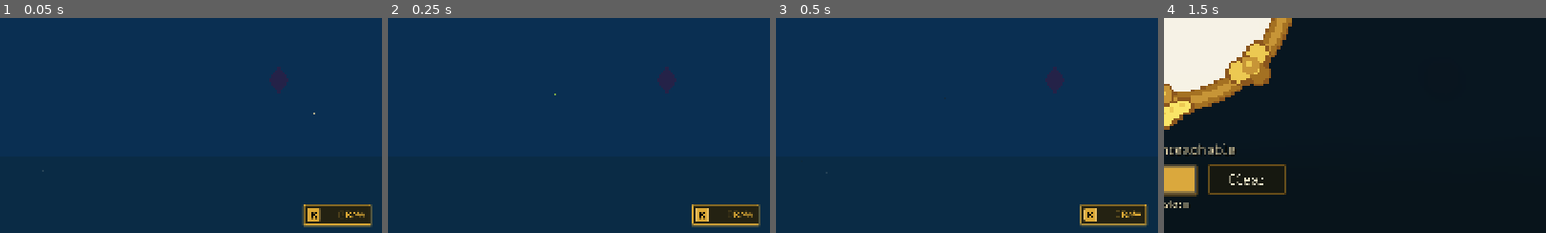
Above: before the commit, frames 1-4 (left to right).
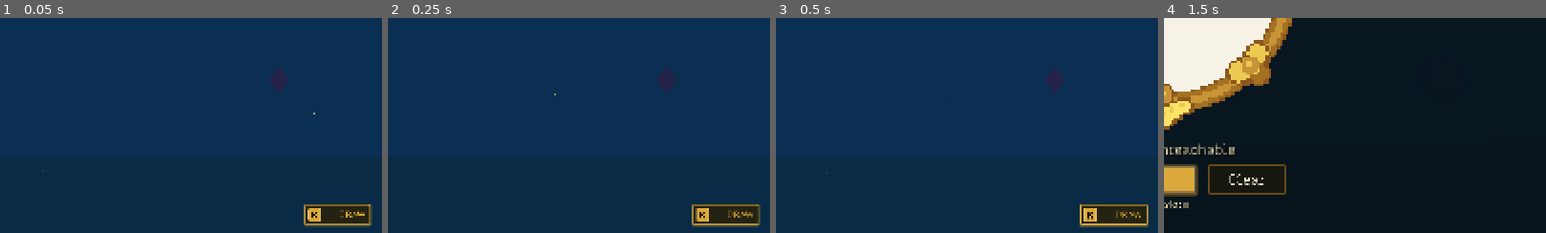
Above: after the commit, the same moments.

Repository: hyuuuan/OBRA
Game: Godot game, scene res://level_3.tscn
The game is run twice, just before and just after one commit, with the same random seed, the same clock (stepped at 60 frames per second) and the same inputs. This scene is started directly instead of the project's main scene.
Inputs (mouse positions are % of the whole screen's width and height, from its top left):
- Up to frame 1 (0.05 s): no input
- Up to frame 2 (0.25 s): no input
- Up to frame 3 (0.5 s): no input
- Up to frame 4 (1.5 s): click "DRAW" at 0.5 s; tap Enter (ui_accept) at 1.25 s; drag from (50, 41) to (86, 64) at 1.27 s
The pictures show only the part of the screen within x 50-100%, y 50-100%; the shares and areas given below are measured in that part.

The runs differ from the first frame. In frame 1, 0.7% of the frame differs, in the area x 79-98%, y 86-98%; in frame 2, 0.1%; in frame 3, 0.6%; in frame 4, nothing differs.

Commit message:
Lolo knows things about the sea, which is why his leaving costs something
The coral field, and the design calls its fun facts the best small idea in
the draft: they characterise him as somebody who taught children things, so
that stopping at the island costs more than the painting is worth.

Ten of them, and every one is a creature the player CANNOT draw -- jellies,
a starfish, a clam, weed, an urchin, the coral itself, a light shaft, a
wreck. The design asks for that so the field does not read as a menu of
things the player could have summoned, and it is also the only way a field
of sea life can be written at all, since seventeen of the fifty classes are
exactly what you would reach for. Two of the ten are about lola rather than
the animal, so a player who stops to look at everything gets something a
rushing player does not, and it is story rather than an item.

No counter, no gate, no ink. "The moment a counter appears they become
chores." They fire on proximity rather than on E: the design says interact,
but the player is swimming when they pass these and a fun fact is not an
action -- asking for a key press ten times is the friction that turns them
into the chores the design is warning about. Through the HintBar, which
does not stop the world.

The finish probe swims past three of them and checks Lolo says something,
because an ungated uncounted reward has nothing else to assert and a
renamed hook would otherwise go quiet without failing anything.

Diff:
--- a/game/config/dialogue_l3.json
+++ b/game/config/dialogue_l3.json
@@ -235,6 +235,76 @@
       "at": "ISLAND.farewell",
       "kind": "lore",
       "text": "Go on, apo. I will be in the parts I know."
+    },
+    {
+      "id": "L3_CORAL_JELLY",
+      "at": "CORAL.jelly",
+      "kind": "hint",
+      "once": true,
+      "text": "That one has no heart and no brain and it has been down here longer than anything else. It simply is, and it has never needed to be more."
+    },
+    {
+      "id": "L3_CORAL_STAR",
+      "at": "CORAL.star",
+      "kind": "hint",
+      "once": true,
+      "text": "Turn it over some time. Hundreds of little feet, all of them walking. Take an arm off it and it grows another."
+    },
+    {
+      "id": "L3_CORAL_CLAM",
+      "at": "CORAL.clam",
+      "kind": "hint",
+      "once": true,
+      "text": "It shuts when the light changes. That is the whole of its opinion about the world, and it has never once been talked out of it."
+    },
+    {
+      "id": "L3_CORAL_WEED",
+      "at": "CORAL.weed",
+      "kind": "hint",
+      "once": true,
+      "text": "Hold onto that if a current takes you, apo. It is anchored better than you are."
+    },
+    {
+      "id": "L3_CORAL_URCHIN",
+      "at": "CORAL.urchin",
+      "kind": "hint",
+      "once": true,
+      "text": "Do not. I am serious. Do not."
+    },
+    {
+      "id": "L3_CORAL_CORAL",
+      "at": "CORAL.coral",
+      "kind": "hint",
+      "once": true,
+      "text": "All of this is alive. Every bit of it. It looks like stone because it builds in stone, the way a town does."
+    },
+    {
+      "id": "L3_CORAL_SHAFT",
+      "at": "CORAL.shaft",
+      "kind": "hint",
+      "once": true,
+      "text": "Look up. That is the whole top of the world from down here. Not much to it, is there."
+    },
+    {
+      "id": "L3_CORAL_WRECK",
+      "at": "CORAL.wreck",
+      "kind": "hint",
+      "once": true,
+      "text": "Somebody lost that. Things down here belong to whoever lost them, and nobody comes to argue."
+    },
+    {
+      "id": "L3_CORAL_LOLA1",
+      "at": "CORAL.lola1",
+      "kind": "hint",
+      "once": true,
+      "text": "Your lola sat out on that sand for a week trying to get this colour. She said the water would not hold still for her."
+    },
+    {
+      "id": "L3_CORAL_LOLA2",
+      "at": "CORAL.lola2",
+      "kind": "hint",
+      "once": true,
+      "text": "She could name every one of these. I only ever learned the ones she told me twice."
     }
   ]
 }
--- a/game/scripts/level_3.gd
+++ b/game/scripts/level_3.gd
@@ -130,6 +130,7 @@
 	_plant_the_brush()
 	_plant_the_bangka()
 	_plant_the_refills()
+	_plant_the_coral_field()
 
 	if _bakunawa != null:
 		_bakunawa.gift_offered.connect(_on_gift_offered)
@@ -247,6 +248,56 @@
 		refill.body_entered.connect(_on_refill_touched.bind(index, amount, refill))
 
 
+## THE CORAL FIELD, and the design calls it the best small idea in the draft: Lolo as
+## somebody who taught children things, which is what makes his leaving at the island cost
+## more than the painting does.
+##
+## ⚠ NO COUNTER, NO GATE, NO INK. "The moment a counter appears they become chores." Two of
+## the ten are about lola rather than the animal, so a player who stops to look at everything
+## gets something a rushing player does not, and it is story rather than an item.
+##
+## PROXIMITY RATHER THAN A KEY PRESS. The design says interact, but the player is swimming
+## when they pass these and a fun fact is not an action -- asking for E ten times is the
+## friction that turns them into the chores the design is warning about. They fire once each,
+## through the HintBar, which does not stop the world.
+##
+## ⚠ ALL TEN ARE NON-DRAWABLE CREATURES ON PURPOSE. The design asks for it so the field does
+## not read as a menu of things the player could have drawn -- and it is also the only way a
+## field of sea life can be written at all, since seventeen of the fifty are exactly what you
+## would reach for.
+func _plant_the_coral_field() -> void:
+	var coral := _mark("CoralMark")
+	if coral == null:
+		return
+	var field := {
+		"jelly": Vector2(1360.0, 1020.0), "star": Vector2(1680.0, 1480.0),
+		"clam": Vector2(1980.0, 1500.0), "weed": Vector2(2180.0, 1240.0),
+		"urchin": Vector2(2420.0, 1490.0), "coral": Vector2(2660.0, 1360.0),
+		"shaft": Vector2(2900.0, 820.0), "wreck": Vector2(3080.0, 1470.0),
+		"lola1": Vector2(1780.0, 900.0), "lola2": Vector2(3260.0, 1120.0),
+	}
+	for key: String in field.keys():
+		var spot := Area2D.new()
+		spot.name = "Coral_%s" % key
+		spot.collision_layer = 0
+		spot.collision_mask = 1
+		var shape := CollisionShape2D.new()
+		var circle := CircleShape2D.new()
+		circle.radius = 150.0
+		shape.shape = circle
+		spot.add_child(shape)
+		spot.global_position = field[key]
+		coral.get_parent().add_child(spot)
+		spot.body_entered.connect(_on_coral_touched.bind(key))
+
+
+func _on_coral_touched(body: Node, key: String) -> void:
+	if not body.is_in_group(&"player_character"):
+		return
+	# `once` on the line does the not-twice part; firing again is free and says nothing.
+	_speak(script_lines.fire("CORAL.%s" % key))
+
+
 func _on_refill_touched(body: Node, index: int, amount: float, refill: Area2D) -> void:
 	if _refills_taken.has(index) or not body.is_in_group(&"player_character"):
 		return
